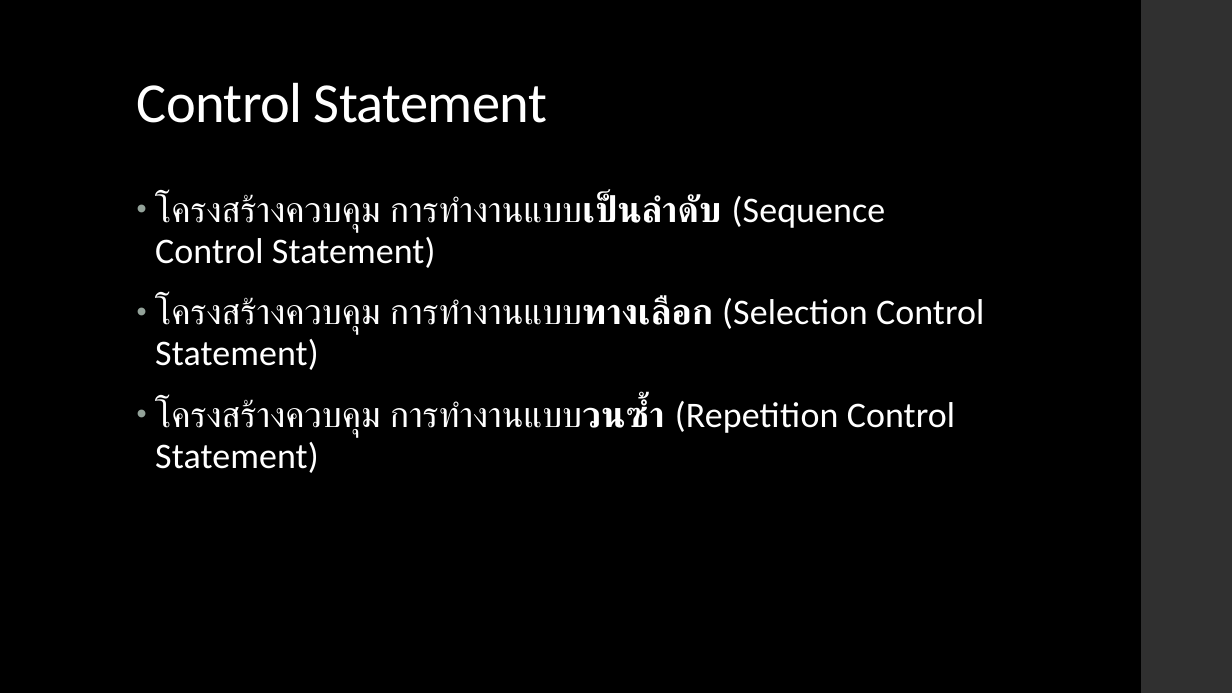
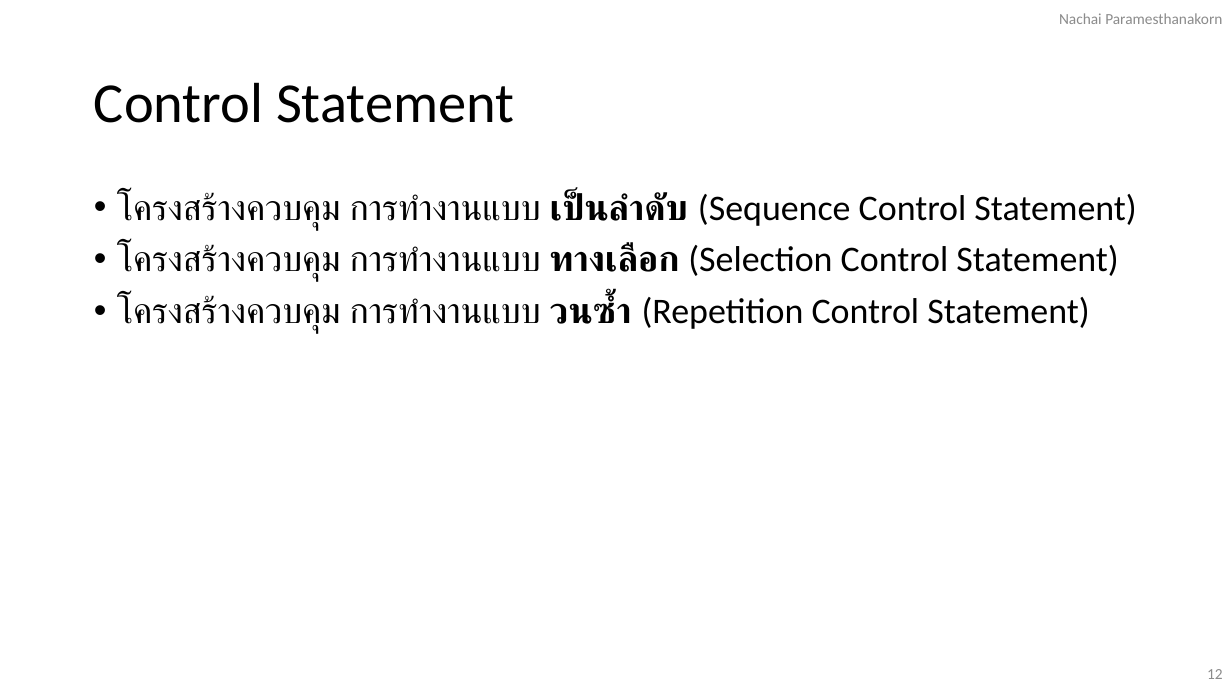
Before and after one commit to NaPryder/Basic-Python-101, a slide deck: slide 12 of Chapter 1/Chapter 1.pptx. Drawn at 1232x693 pixels with LibreOffice and Linux fonts; fonts in the diff are those of the drawing. Boxes give left, top, right and bottom in pixels: in the first picture for what was removed or moved away, otherwise in the second. Text is boxed around its words. In the diff, an @@ line names an element or a change of style, - is before the commit and + after.

```diff
--- a/Chapter 1/Chapter 1.pptx
+++ b/Chapter 1/Chapter 1.pptx
@@ background #000000 to #FFFFFF @@
@@ text added at (x1=1059, y1=13, x2=1222, y2=24), 12 pt, text #8C8C8C @@
+Nachai Paramesthanakorn
@@ rectangle removed at (x1=1141, y1=0, x2=1232, y2=693) @@
@@ title "Control Statement" moved from (x1=137, y1=82, x2=547, y2=123) to (x1=94, y1=82, x2=514, y2=123) @@
@@ title "Control Statement" at (x1=94, y1=82, x2=514, y2=123): text colour #FFFFFF to #000000, letter spacing -0.5 to 0 pt @@
@@ text at (x1=117, y1=192, x2=1136, y2=333): text changed; text colour #FFFFFF to #000000 @@
-• โครงสร้างควบคุม การทำงานแบบเป็นลำดับ (Sequence Control Statement)
-• โครงสร้างควบคุม การทำงานแบบทางเลือก (Selection Control Statement)
-• โครงสร้างควบคุม การทำงานแบบวนซ้ำ (Repetition Control Statement)
+• โครงสร้างควบคุม การทำงานแบบ เป็นลำดับ (Sequence Control Statement)
+• โครงสร้างควบคุม การทำงานแบบ ทางเลือก (Selection Control Statement)
+• โครงสร้างควบคุม การทำงานแบบ วนซ้ำ (Repetition Control Statement)
@@ page number added at (x1=1207, y1=669, x2=1223, y2=679), 12 pt, text #8C8C8C @@
+12
```
Also in this commit, not shown: 28 other slides changed, 8 other files.
